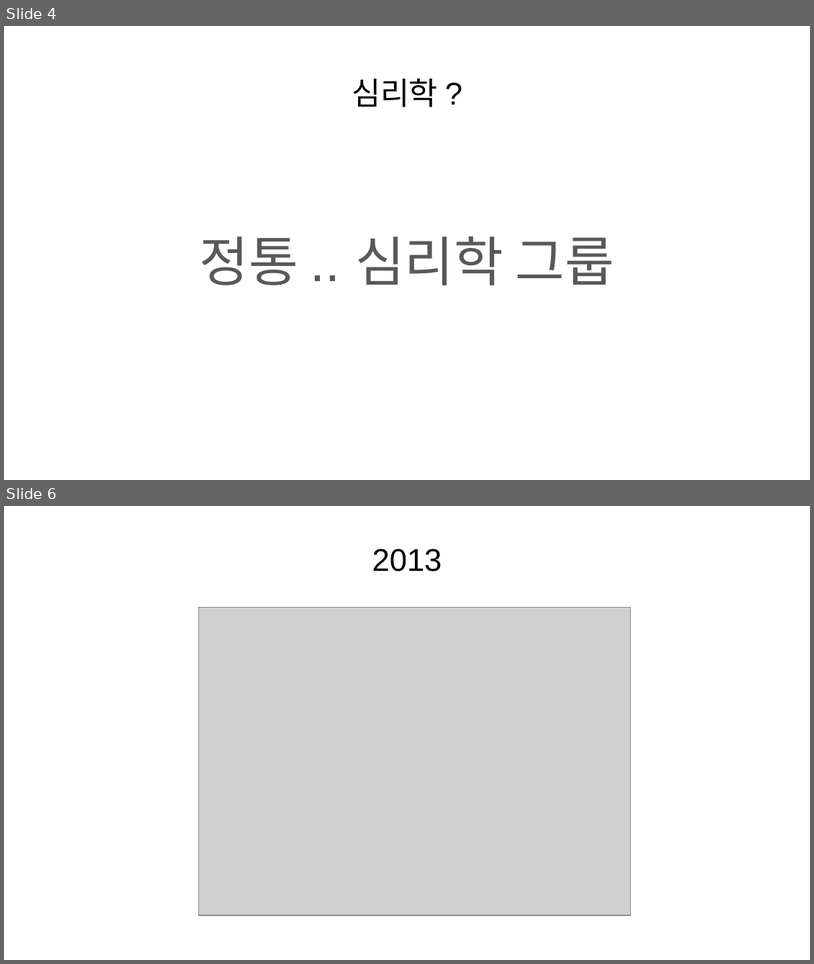
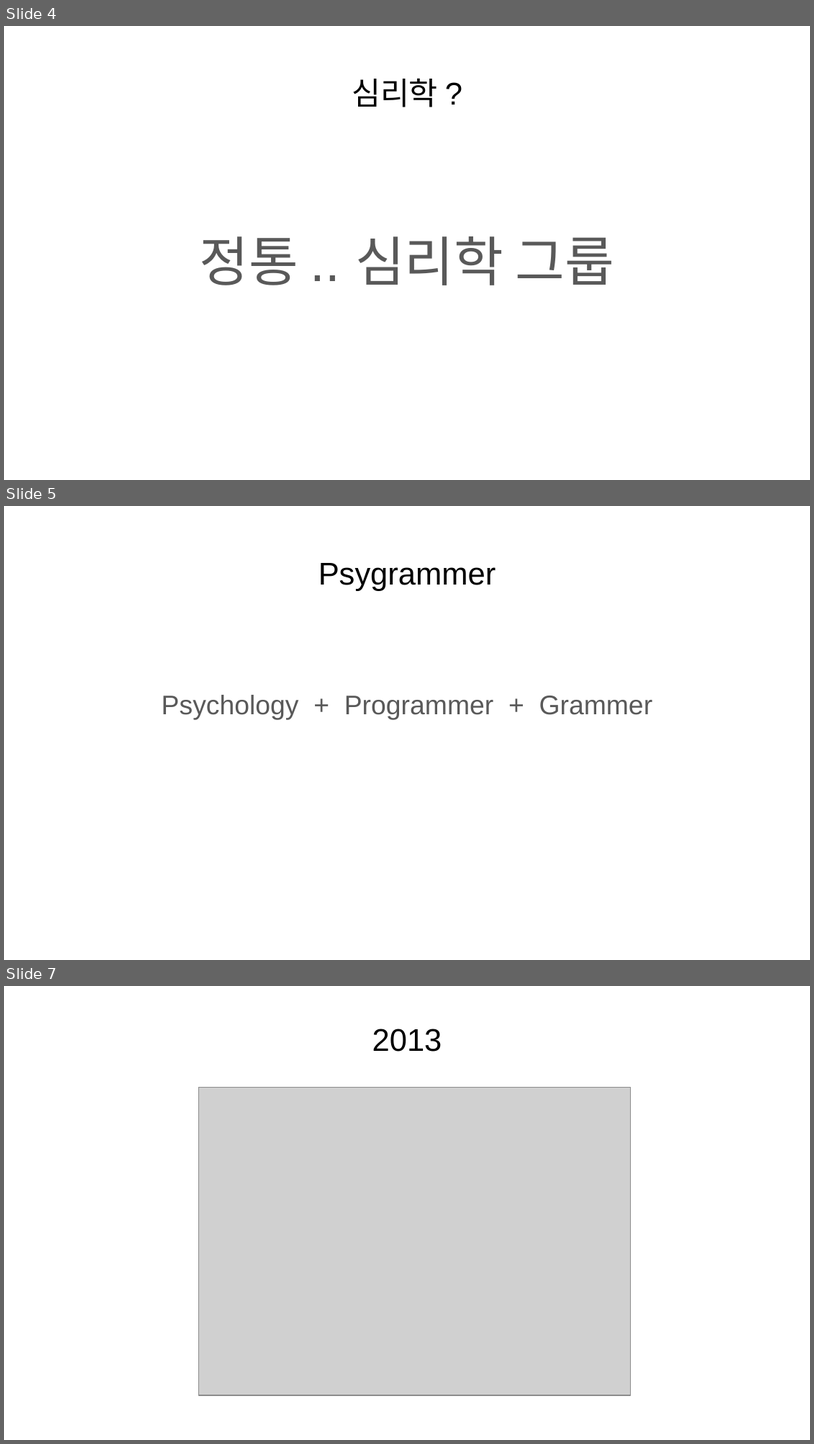
Before and after one commit to KaggleBreak/studybreak, a slide deck: 2017/presentation/study/싸이그래머_소개_스터디뽀개기2017.pptx. Shown one above the other, each under a label of ours: slides 4 and 6 before the commit, slides 4, 5 and 7 after it; the slides between them are not shown. The pictures are 814x964 and 814x1444 pixels, drawn with LibreOffice and Linux fonts; fonts in the diff are those of the drawing; grey boxes stand for pictures. Boxes give left, top, right and bottom in pixels: in the first picture for what was removed or moved away, otherwise in the second. Text is boxed around its words. In the diff, an @@ line names an element or a change of style, - is before the commit and + after.

```diff
--- a/2017/presentation/study/싸이그래머_소개_스터디뽀개기2017.pptx
+++ b/2017/presentation/study/싸이그래머_소개_스터디뽀개기2017.pptx
@@ slide 5 added at (4,506,810,960), background #FFFFFF @@
@@ title added at (319,563,496,591), 28 pt, text #000000 @@
+Psygrammer
@@ text added at (162,695,653,720), 24 pt, text #595959 @@
+Psychology + Programmer + Grammer
@@ what was slide 6 is now slide 7 @@
```
Also in this commit, not shown: 4 other slides added, 1 slide removed.
